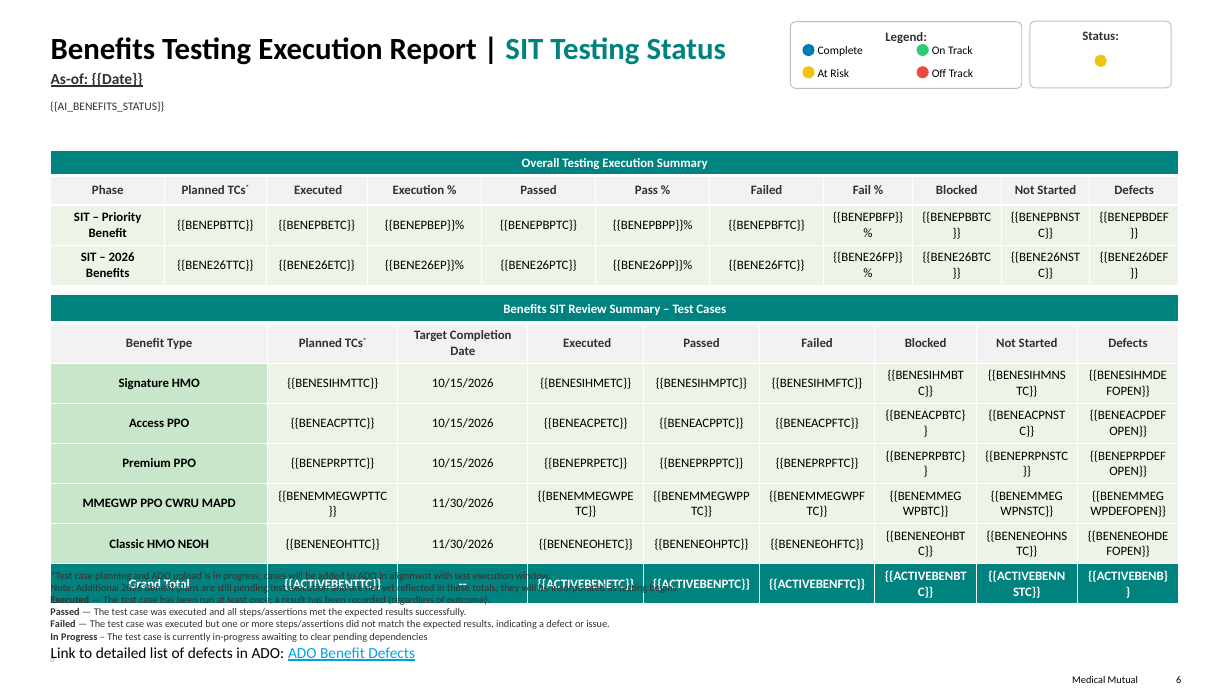
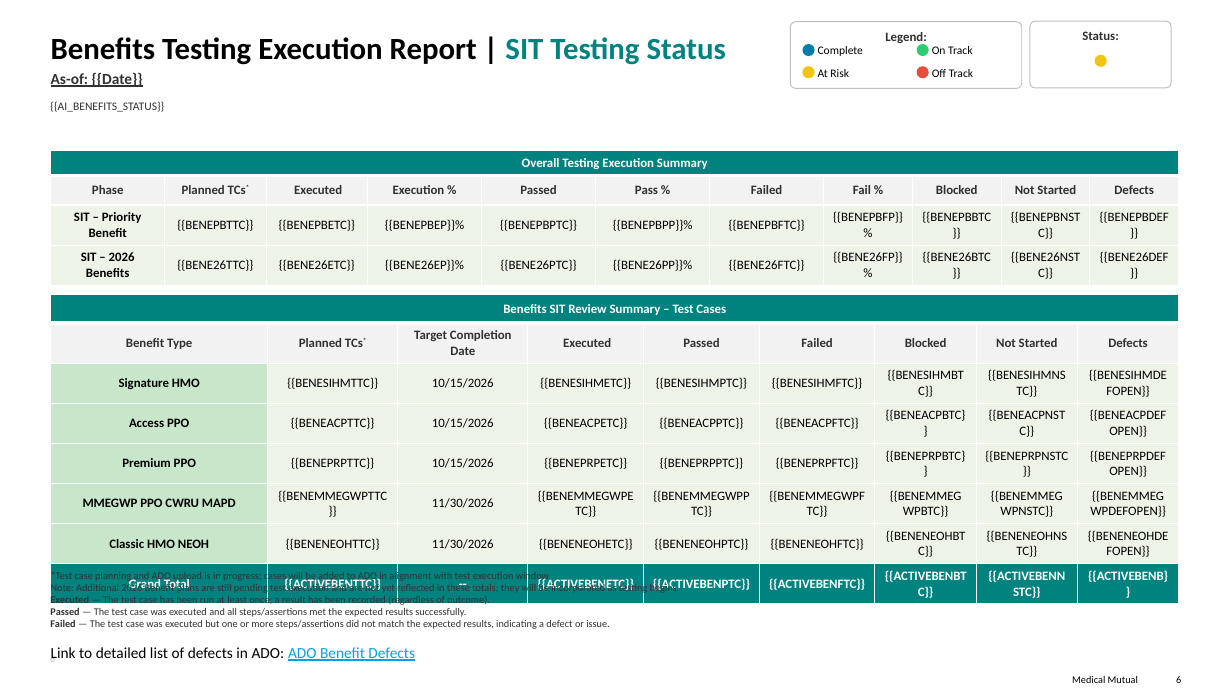
Before and after one commit to sgandhi3/Project-Management-Reporting, a slide deck: slide 6 of MMO_Report_Template.pptx. Drawn at 1232x693 pixels with LibreOffice and Linux fonts; fonts in the diff are those of the drawing; background and template pictures are left out. Boxes give left, top, right and bottom in pixels: in the first picture for what was removed or moved away, otherwise in the second. Text is boxed around its words. In the diff, an @@ line names an element or a change of style, - is before the commit and + after.

```diff
--- a/MMO_Report_Template.pptx
+++ b/MMO_Report_Template.pptx
@@ text at (x1=50, y1=633, x2=427, y2=642): paragraph removed @@
-In Progress – The test case is currently in-progress awaiting to clear pending dependencies
```
Also in this commit, not shown: 3 other slides changed, 8 other files.
